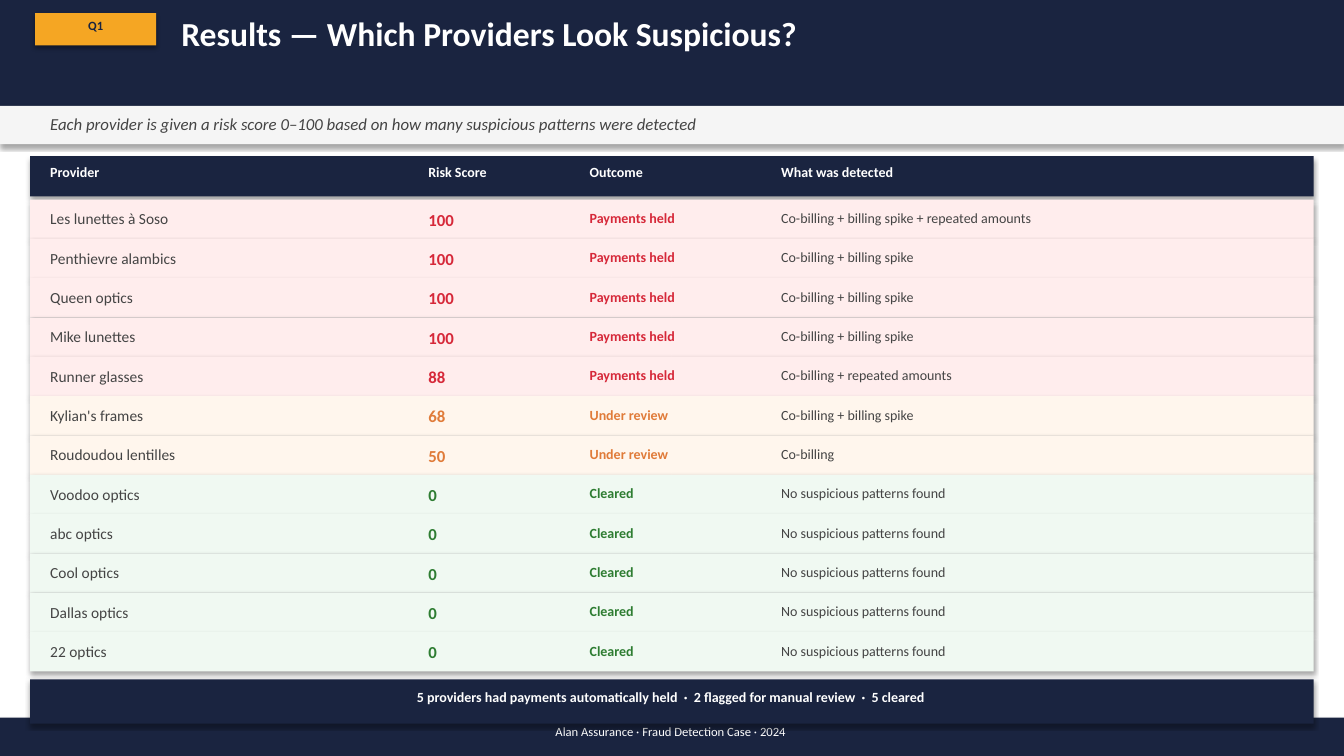
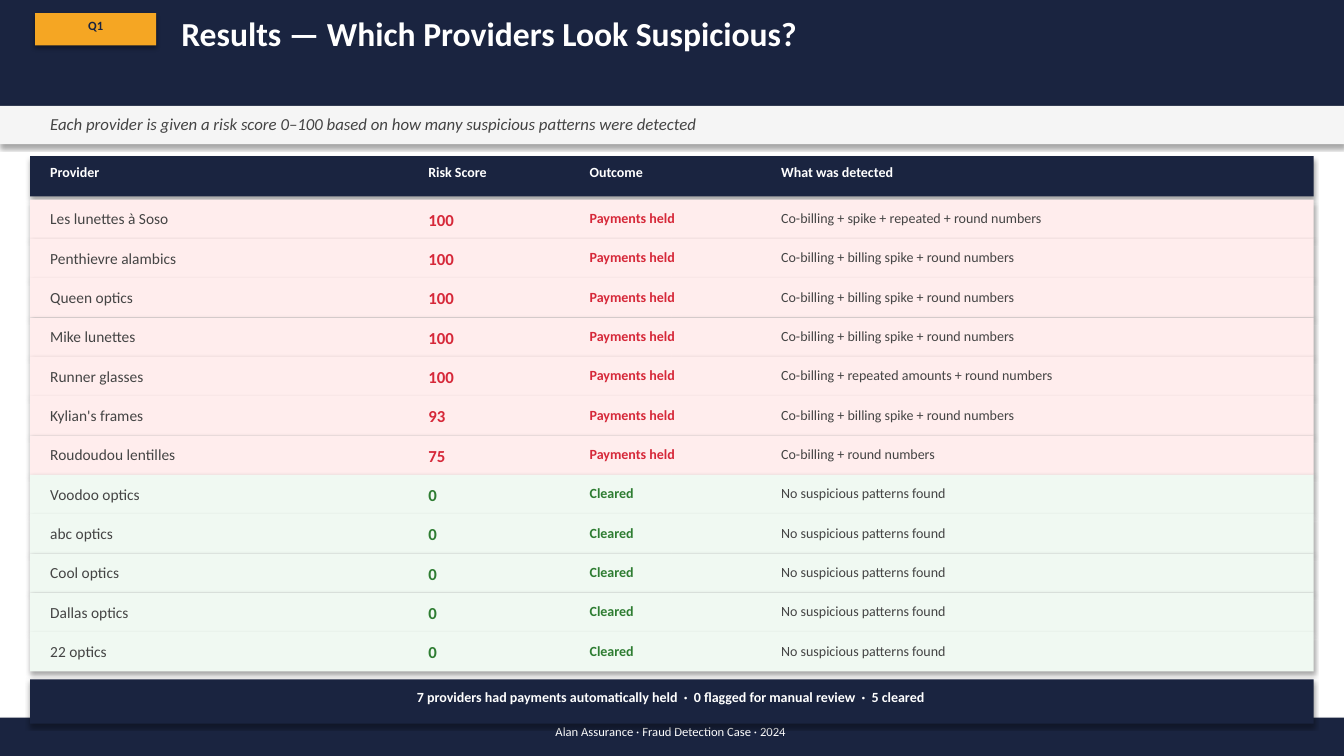
Before and after one commit to MaxwellM34/InsuranceFraudDetection, a slide deck: slide 4 of fraud_ops_presentation_updated.pptx. Drawn at 1344x756 pixels with LibreOffice and Linux fonts; fonts in the diff are those of the drawing. Boxes give left, top, right and bottom in pixels: in the first picture for what was removed or moved away, otherwise in the second. Text is boxed around its words. In the diff, an @@ line names an element or a change of style, - is before the commit and + after.

Commit message:
adding clear button, flag logic, etc

```diff
--- a/fraud_ops_presentation_updated.pptx
+++ b/fraud_ops_presentation_updated.pptx
@@ text at bbox=[781, 213, 1041, 226]: text changed @@
-Co-billing + billing spike + repeated amounts
+Co-billing + spike + repeated + round numbers
@@ text at bbox=[781, 252, 1014, 265]: text changed @@
-Co-billing + billing spike
+Co-billing + billing spike + round numbers
@@ text at bbox=[781, 292, 1014, 305]: text changed @@
-Co-billing + billing spike
+Co-billing + billing spike + round numbers
@@ text at bbox=[781, 331, 1014, 344]: text changed @@
-Co-billing + billing spike
+Co-billing + billing spike + round numbers
@@ text at bbox=[428, 372, 454, 383]: text changed @@
-88
+100
@@ text at bbox=[781, 370, 1052, 383]: text changed @@
-Co-billing + repeated amounts
+Co-billing + repeated amounts + round numbers
@@ rectangle at bbox=[30, 396, 1314, 436]: fill #FFF6ED to #FFEDED @@
@@ text at bbox=[428, 411, 445, 422]: text changed; text colour #E07B39 to #D62839 @@
-68
+93
@@ text at bbox=[590, 410, 674, 422]: text changed; text colour #E07B39 to #D62839 @@
-Under review
+Payments held
@@ text at bbox=[781, 410, 1014, 423]: text changed @@
-Co-billing + billing spike
+Co-billing + billing spike + round numbers
@@ rectangle at bbox=[30, 436, 1314, 475]: fill #FFF6ED to #FFEDED @@
@@ text at bbox=[590, 449, 674, 461]: text changed; text colour #E07B39 to #D62839 @@
-Under review
+Payments held
@@ text at bbox=[781, 449, 935, 462]: text changed @@
-Co-billing
+Co-billing + round numbers
@@ text at bbox=[428, 451, 445, 462]: text changed; text colour #E07B39 to #D62839 @@
-50
+75
@@ text at bbox=[417, 692, 925, 705]: text changed @@
-5 providers had payments automatically held · 2 flagged for manual review · 5 cleared
+7 providers had payments automatically held · 0 flagged for manual review · 5 cleared
```
Also in this commit, not shown: 4 other slides changed, 1 slide added, 16 other files.
